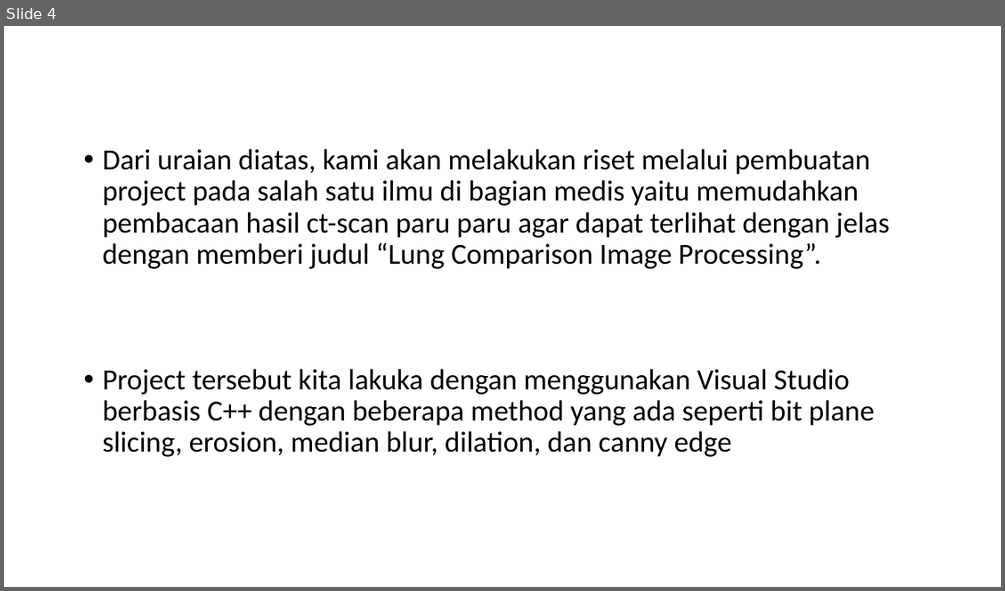
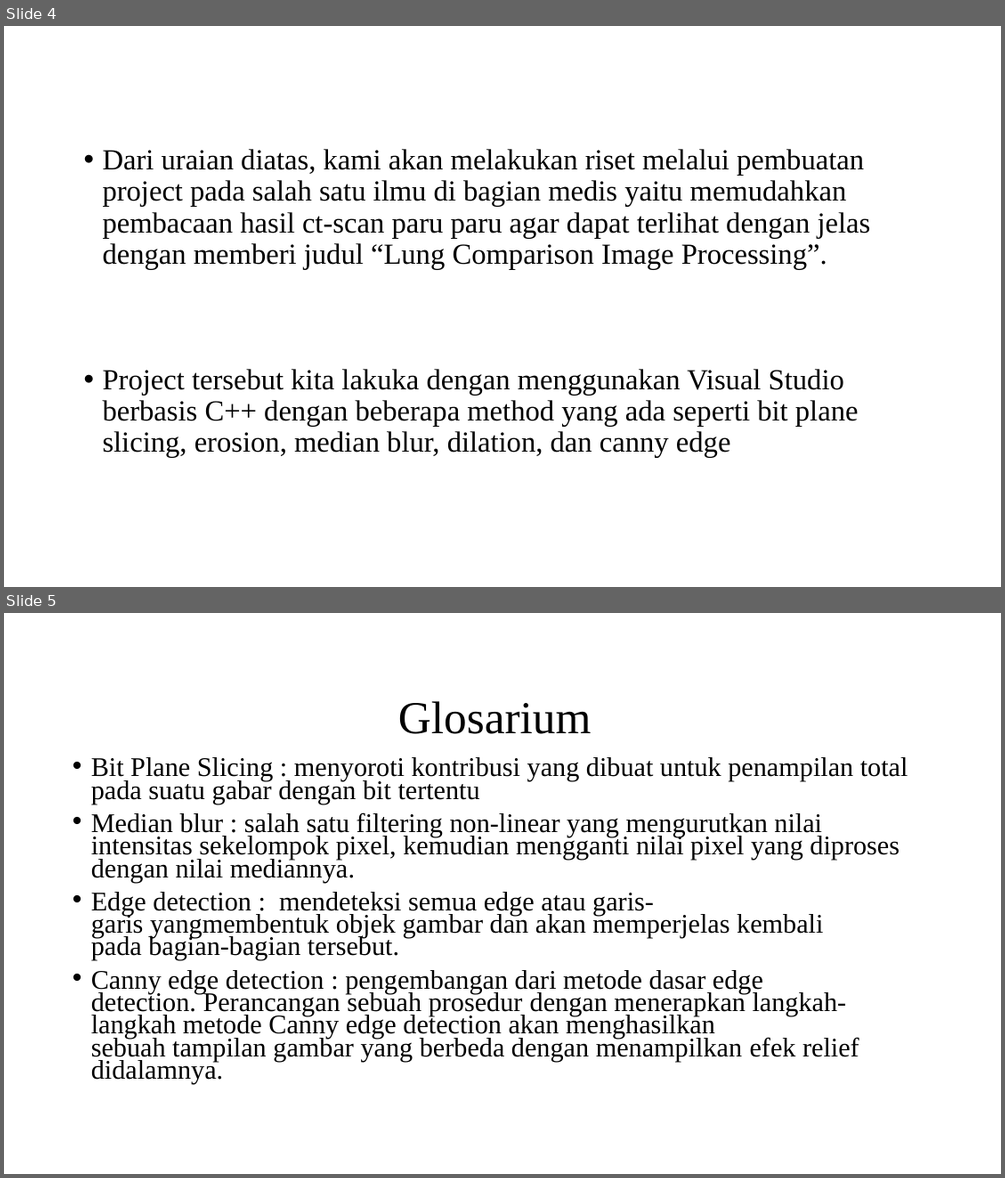
Before and after one commit to AbiantoW/Lung-Comparation-Image-Processing, a slide deck: Lung Comparison Image Processing.pptx. Shown one above the other, each under a label of ours: slide 4 before the commit, slides 4 and 5 after it. The pictures are 1005x591 and 1005x1178 pixels, drawn with LibreOffice and Linux fonts; fonts in the diff are those of the drawing; background and template pictures are left out. Boxes give left, top, right and bottom in pixels: in the first picture for what was removed or moved away, otherwise in the second. Text is boxed around its words. In the diff, an @@ line names an element or a change of style, - is before the commit and + after.

```diff
--- a/Lung Comparison Image Processing.pptx
+++ b/Lung Comparison Image Processing.pptx
@@ slide 5 added at (4, 613, 1001, 1174), background picture (left out) @@
@@ title added at (398, 701, 591, 734), 44 pt, text #000000 @@
+Glosarium
@@ text added at (91, 757, 908, 1084), 25.9 pt, text #000000 @@
+• Bit Plane Slicing : menyoroti kontribusi yang dibuat untuk penampilan total pada suatu gabar dengan bit tertentu
+• Median blur : salah satu filtering non-linear yang mengurutkan nilai intensitas sekelompok pixel, kemudian mengganti nilai pixel yang diproses dengan nilai mediannya.
+• Edge detection : mendeteksi semua edge atau garis-garis yangmembentuk objek gambar dan akan memperjelas kembali pada bagian-bagian tersebut.
+• Canny edge detection : pengembangan dari metode dasar edge detection. Perancangan sebuah prosedur dengan menerapkan langkah-langkah metode Canny edge detection akan menghasilkan sebuah tampilan gambar yang berbeda dengan menampilkan efek relief didalamnya.
@@ slide 4 changed as well @@
@@ text "Dari uraian diatas, kami akan ..." at (103, 149, 871, 458): font Calibri to Times New Roman @@
```
Also in this commit, not shown: 3 other slides changed, 1 other slide added.
